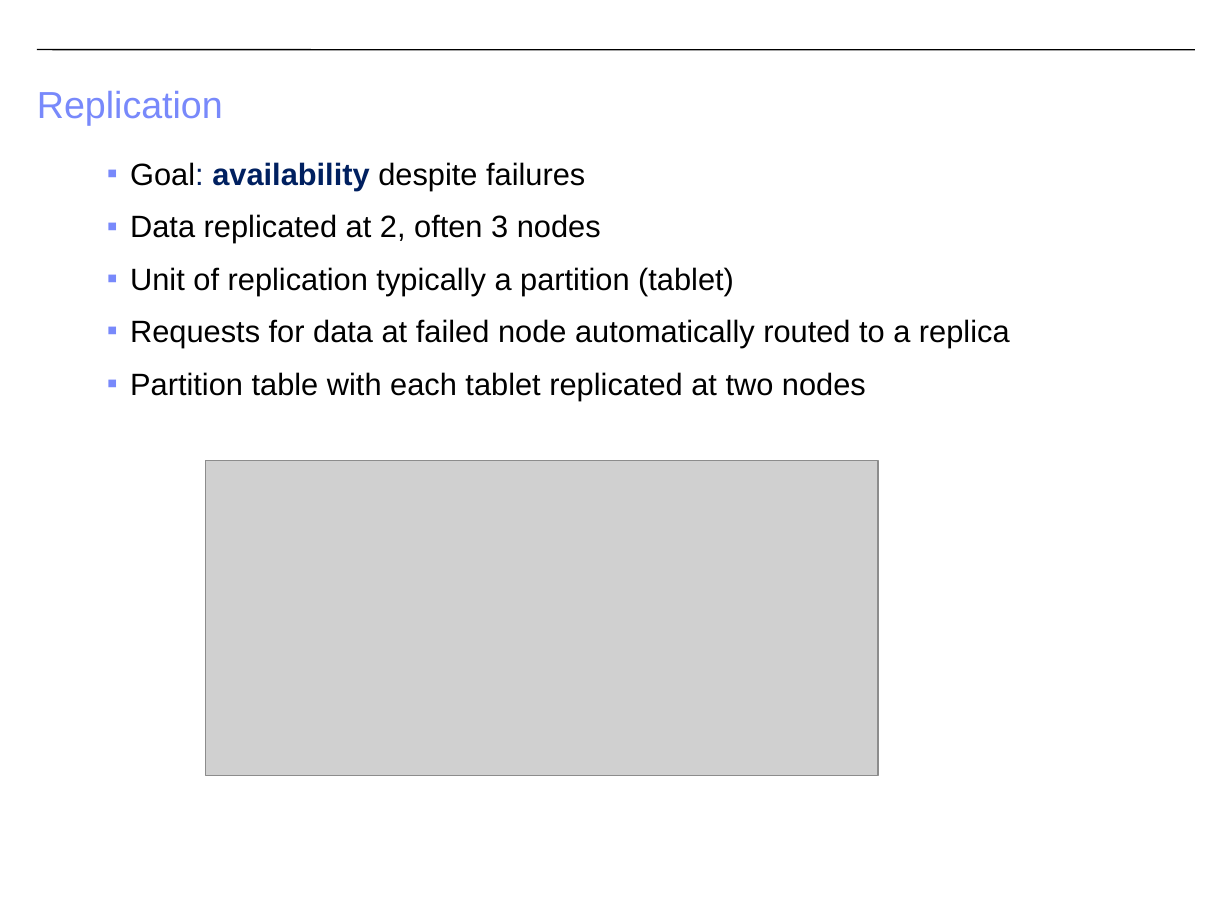
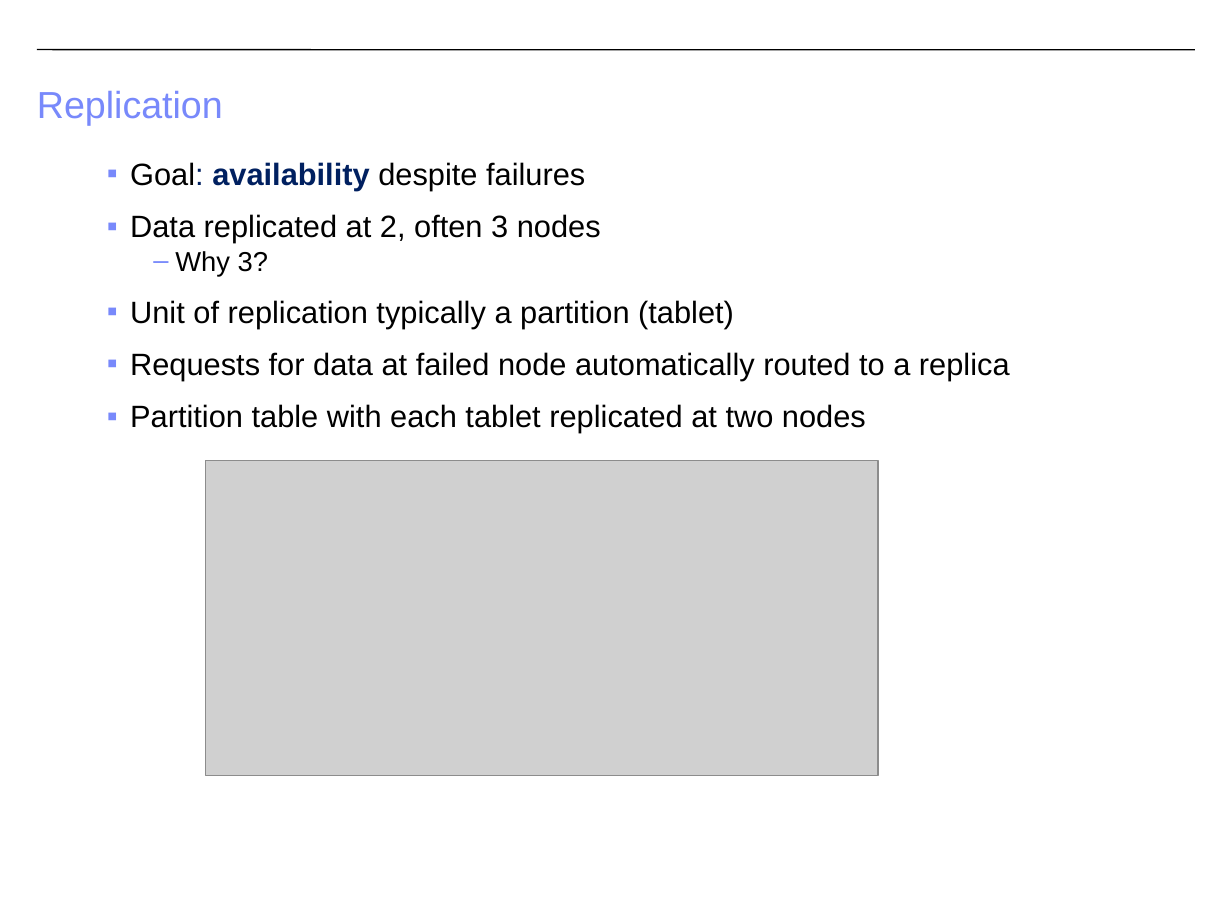
Before and after one commit to CS-W4121/cs-w4121.github.io, a slide deck: slide 22 of slides/Topic 5 - Distributed File Systems and Databases.pptx (slide 16 before the commit). Drawn at 1232x924 pixels with LibreOffice and Linux fonts; fonts in the diff are those of the drawing; grey boxes stand for pictures. Boxes give left, top, right and bottom in pixels: in the first picture for what was removed or moved away, otherwise in the second. Text is boxed around its words. In the diff, an @@ line names an element or a change of style, - is before the commit and + after.

```diff
--- a/slides/Topic 5 - Distributed File Systems and Databases.pptx
+++ b/slides/Topic 5 - Distributed File Systems and Databases.pptx
@@ text at (x1=175, y1=251, x2=268, y2=277): paragraph added @@
+  – Why 3?
```
Also in this commit, not shown: 11 other slides changed, 6 slides added, 3 other files.
